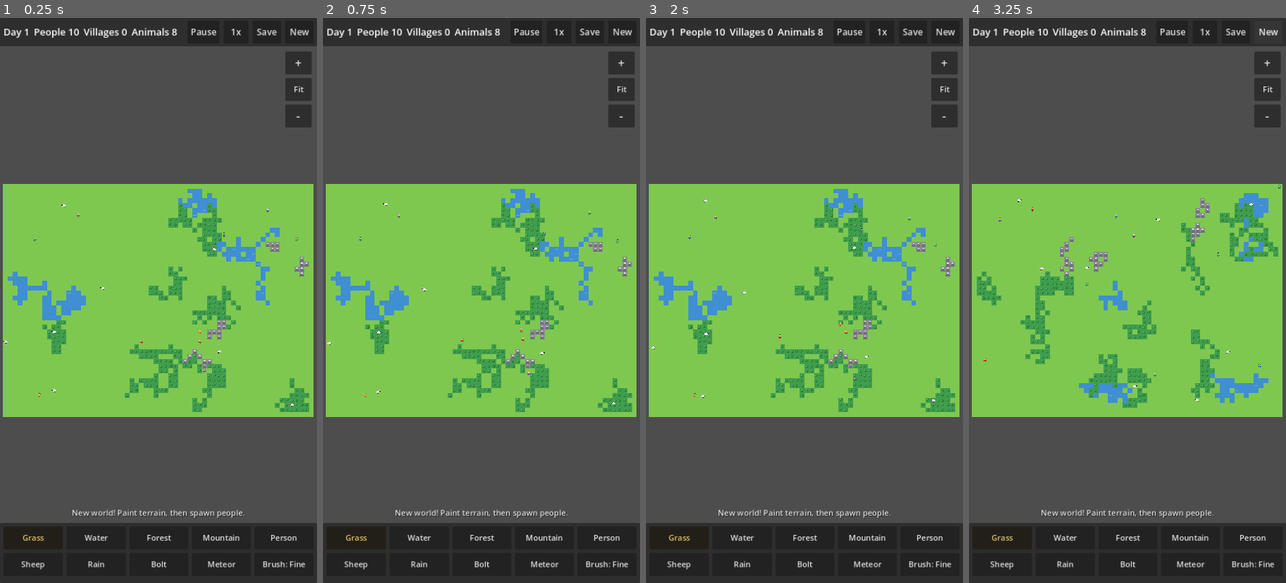
Above: before the commit, frames 1-4 (left to right).
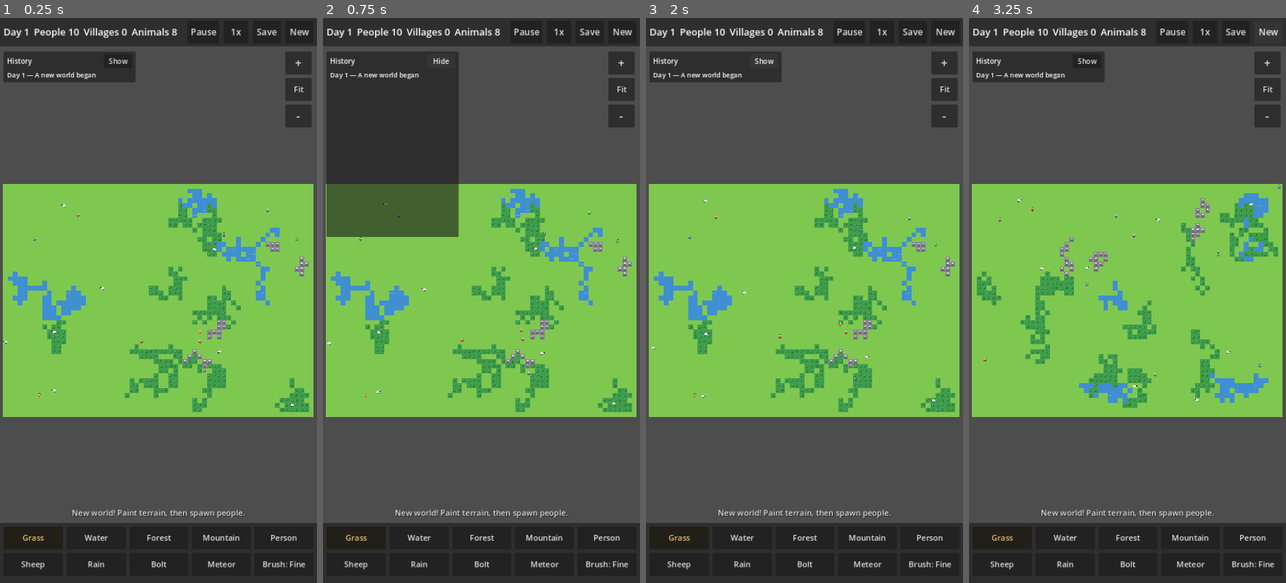
Above: after the commit, the same moments.

Repository: PranayR8/God-Simulator
Game: Godot game, scene res://main.tscn
Two runs of this game, one before a commit and one after it. Both use one fixed random seed, a clock stepped at 60 frames per second and the inputs below.
Inputs (mouse positions are in pixels of both pictures, inside the frame that each line leads up to):
- Up to frame 1 (0.25 s): no input
- Up to frame 2 (0.75 s): click (440, 63) at 0.5 s, where only the run after the commit has a clickable "Show"
- Up to frame 3 (2 s): click (763, 63) at 1.25 s, where only the run after the commit has a clickable "Hide"
- Up to frame 4 (3.25 s): click "New" at 2 s; click "New" at 2.75 s

The runs differ from the first frame. In frame 1, 2.1% of the frame differs, in the area x 1-43%, y 6-12%; in frame 2, 13%, in the area x 1-43%, y 6-39%; in frame 3, 2.0%; in frame 4, 2.1%.

Commit message:
God Simulator — Godot project + web export (GitHub Pages)

Diff:
--- a/main.tscn
+++ b/main.tscn
@@ -123,6 +123,55 @@
 focus_mode = 0
 theme_override_font_sizes/font_size = 26
 text = "-"
+
+[node name="LogPanel" type="PanelContainer" parent="HUD"]
+offset_left = 8.0
+offset_top = 76.0
+offset_right = 308.0
+offset_bottom = 140.0
+
+[node name="Margin" type="MarginContainer" parent="HUD/LogPanel"]
+theme_override_constants/margin_left = 8
+theme_override_constants/margin_top = 6
+theme_override_constants/margin_right = 8
+theme_override_constants/margin_bottom = 6
+
+[node name="VBox" type="VBoxContainer" parent="HUD/LogPanel/Margin"]
+theme_override_constants/separation = 4
+
+[node name="HeaderRow" type="HBoxContainer" parent="HUD/LogPanel/Margin/VBox"]
+theme_override_constants/separation = 8
+
+[node name="LogTitle" type="Label" parent="HUD/LogPanel/Margin/VBox/HeaderRow"]
+theme_override_font_sizes/font_size = 16
+text = "History"
+vertical_alignment = 1
+
+[node name="Spacer" type="Control" parent="HUD/LogPanel/Margin/VBox/HeaderRow"]
+size_flags_horizontal = 3
+
+[node name="LogToggle" type="Button" parent="HUD/LogPanel/Margin/VBox/HeaderRow"]
+custom_minimum_size = Vector2(64, 32)
+focus_mode = 0
+theme_override_font_sizes/font_size = 16
+text = "Show"
+
+[node name="LogLatest" type="Label" parent="HUD/LogPanel/Margin/VBox"]
+theme_override_font_sizes/font_size = 15
+text = "No events yet — the story starts soon."
+vertical_alignment = 0
+autowrap_mode = 2
+
+[node name="LogScroll" type="ScrollContainer" parent="HUD/LogPanel/Margin/VBox"]
+visible = false
+size_flags_vertical = 3
+horizontal_scroll_mode = 0
+
+[node name="LogEntries" type="Label" parent="HUD/LogPanel/Margin/VBox/LogScroll"]
+size_flags_horizontal = 3
+theme_override_font_sizes/font_size = 15
+vertical_alignment = 0
+autowrap_mode = 2
 
 [node name="HintLabel" type="Label" parent="HUD"]
 anchors_preset = 7
--- a/scripts/agents.gd
+++ b/scripts/agents.gd
@@ -13,6 +13,10 @@
 var agents: Array[SimAgent] = []
 var world: GodSimWorld = null
 var villages: Villages = null  # set by Main; used to keep citizens near home
+
+## Emitted when a child is born. village_name is "" for a nomad birth;
+## Main stamps the day and lets the EventLog aggregate births.
+signal child_born(village_name: String)
 
 var _rng := RandomNumberGenerator.new()
 
@@ -150,6 +154,10 @@
 			a.breed_cooldown = BREED_TIME
 			if a.kind == SimAgent.Kind.PERSON:
 				people += 1
+				var home_name := ""
+				if a.village >= 0 and villages != null and a.village < villages.villages.size():
+					home_name = villages.villages[a.village].name
+				child_born.emit(home_name)
 			else:
 				sheep += 1
 
--- /dev/null
+++ b/scripts/event_log.gd
@@ -0,0 +1,99 @@
+class_name EventLog
+extends RefCounted
+
+## The world's history: a dated list of what happened, newest last in
+## storage, newest first on screen. Main owns one of these; the game
+## systems report events through signals, Main stamps them with the
+## current day, and the HUD redraws whenever `changed` fires.
+##
+## Births are aggregated: ten babies in one village on one day become a
+## single line ("4 children were born in Wilwick") instead of ten lines,
+## or births would drown out everything else. Everything else is one
+## line per event. Only the last MAX_ENTRIES are kept.
+
+const MAX_ENTRIES := 50
+
+## One entry: {"day": int, "text": String, "kind": String,
+##              "village": String, "count": int}.
+## kind is "birth" for aggregated births, "event" for everything else.
+var entries: Array = []
+
+signal changed
+
+func add(day: int, text: String) -> void:
+	entries.append({
+		"day": day, "text": text, "kind": "event",
+		"village": "", "count": 1,
+	})
+	_trim()
+	changed.emit()
+
+## A birth in a village (village_name "" = nomad birth). If the most
+## recent entry is already a birth summary for the same village on the
+## same day, the count grows instead of a new line appearing.
+func add_birth(day: int, village_name: String) -> void:
+	if not entries.is_empty():
+		var last: Dictionary = entries[entries.size() - 1]
+		if String(last.get("kind", "")) == "birth" \
+				and int(last.get("day", -1)) == day \
+				and String(last.get("village", "")) == village_name:
+			var count := int(last.get("count", 1)) + 1
+			last["count"] = count
+			last["text"] = _birth_text(village_name, count)
+			changed.emit()
+			return
+	entries.append({
+		"day": day, "text": _birth_text(village_name, 1), "kind": "birth",
+		"village": village_name, "count": 1,
+	})
+	_trim()
+	changed.emit()
+
+func _birth_text(village_name: String, count: int) -> String:
+	if village_name == "":
+		return "A child was born" if count == 1 else "%d children were born" % count
+	if count == 1:
+		return "A child was born in %s" % village_name
+	return "%d children were born in %s" % [count, village_name]
+
+func _trim() -> void:
+	while entries.size() > MAX_ENTRIES:
+		entries.pop_front()
+
+func clear() -> void:
+	entries.clear()
+	changed.emit()
+
+## The newest entry's text, for the collapsed one-line view.
+func latest_text() -> String:
+	if entries.is_empty():
+		return "No events yet — the story starts soon."
+	var last: Dictionary = entries[entries.size() - 1]
+	return "Day %d — %s" % [int(last.get("day", 1)), String(last.get("text", ""))]
+
+## One line per entry, newest first, for the expanded panel.
+func full_text() -> String:
+	var lines: Array[String] = []
+	for i in range(entries.size() - 1, -1, -1):
+		var e: Dictionary = entries[i]
+		lines.append("Day %d — %s" % [int(e.get("day", 1)), String(e.get("text", ""))])
+	return "\n".join(lines)
+
+## Save format: the entries array as-is (plain dictionaries, JSON-safe).
+func to_data() -> Array:
+	return entries.duplicate(true)
+
+func from_data(data: Array) -> void:
+	entries.clear()
+	for item in data:
+		if item is Dictionary:
+			var e: Dictionary = item
+			entries.append({
+				"day": int(e.get("day", 1)),
+				"text": String(e.get("text", "")),
+				"kind": String(e.get("kind", "event")),
+				"village": String(e.get("village", "")),
+				"count": int(e.get("count", 1)),
+			})
+	_trim()
+	changed.emit()
--- a/scripts/hud.gd
+++ b/scripts/hud.gd
@@ -38,6 +38,18 @@
 @onready var _pause_button: Button = $TopBar/Margin/HBox/PauseButton
 @onready var _speed_button: Button = $TopBar/Margin/HBox/SpeedButton
 @onready var _hint_label: Label = $HintLabel
+@onready var _log_panel: PanelContainer = $LogPanel
+@onready var _log_toggle: Button = $LogPanel/Margin/VBox/HeaderRow/LogToggle
+@onready var _log_latest: Label = $LogPanel/Margin/VBox/LogLatest
+@onready var _log_scroll: ScrollContainer = $LogPanel/Margin/VBox/LogScroll
+@onready var _log_entries: Label = $LogPanel/Margin/VBox/LogScroll/LogEntries
+
+## The history panel sits top-left, below the stats bar. Collapsed it
+## shows just the latest event; expanded it scrolls the whole log.
+const LOG_COLLAPSED_BOTTOM := 140.0
+const LOG_EXPANDED_BOTTOM := 496.0
+
+var log_expanded := false
 
 var _tool_buttons := {}
 
@@ -64,6 +76,7 @@
 	$ZoomBox/ZoomInButton.pressed.connect(func() -> void: zoom_in_pressed.emit())
 	$ZoomBox/ZoomOutButton.pressed.connect(func() -> void: zoom_out_pressed.emit())
 	$ZoomBox/ZoomFitButton.pressed.connect(func() -> void: zoom_fit_pressed.emit())
+	_log_toggle.pressed.connect(_on_log_toggle_pressed)
 	_select_tool(TOOL_PAINT_GRASS)
 
 func update_stats(day: int, people: int, villages: int, animals: int) -> void:
@@ -81,6 +94,29 @@
 func set_hint(text: String) -> void:
 	_hint_label.text = text
 
+## Redraw the history panel from the log's entries (dictionaries with
+## "day" and "text"). Newest entry first; the collapsed one-liner shows
+## only the latest.
+func update_log(entries: Array) -> void:
+	if entries.is_empty():
+		_log_latest.text = "No events yet — the story starts soon."
+		_log_entries.text = ""
+		return
+	var newest: Dictionary = entries[entries.size() - 1]
+	_log_latest.text = "Day %d — %s" % [int(newest.get("day", 1)), String(newest.get("text", ""))]
+	var lines: Array[String] = []
+	for i in range(entries.size() - 1, -1, -1):
+		var e: Dictionary = entries[i]
+		lines.append("Day %d — %s" % [int(e.get("day", 1)), String(e.get("text", ""))])
+	_log_entries.text = "\n".join(lines)
+
+func _on_log_toggle_pressed() -> void:
+	log_expanded = not log_expanded
+	_log_scroll.visible = log_expanded
+	_log_latest.visible = not log_expanded
+	_log_panel.offset_bottom = LOG_EXPANDED_BOTTOM if log_expanded else LOG_COLLAPSED_BOTTOM
+	_log_toggle.text = "Hide" if log_expanded else "Show"
+
 func _on_tool_button_pressed(tool: String) -> void:
 	_select_tool(tool)
 
--- a/scripts/main.gd
+++ b/scripts/main.gd
@@ -25,6 +25,10 @@
 var day := 1
 var total_ticks := 0
 
+## The world's history — one EventLog for the whole game, created here
+## so it exists before _ready wires everything up.
+var event_log := EventLog.new()
+
 var _tick_acc := 0.0
 var _painting := false
 var _touches := {}  # touch index -> last screen position (Vector2)
@@ -50,6 +54,11 @@
 	villages.agents = agents
 	powers.world = world
 	powers.agents = agents
+	# History: villages and births report through signals; Main stamps
+	# the day and writes them into the log, and the HUD redraws.
+	agents.child_born.connect(_on_child_born)
+	villages.village_founded.connect(_on_village_founded)
+	event_log.changed.connect(_on_log_changed)
 	hud.tool_selected.connect(_on_tool_selected)
 	hud.brush_changed.connect(_on_brush_changed)
 	hud.pause_pressed.connect(_on_pause_pressed)
@@ -61,7 +70,7 @@
 	hud.zoom_fit_pressed.connect(_fit_camera)
 	if save_system.save_exists():
 		var data := save_system.load_game()
-		if save_system.apply_save(data, world, agents, villages):
+		if save_system.apply_save(data, world, agents, villages, event_log):
 			day = int(data.get("day", 1))
 			total_ticks = int(data.get("ticks", 0))
 			hud.set_hint("World loaded — welcome back!")
@@ -71,6 +80,7 @@
 		_new_world()
 	_fit_camera()
 	_update_hud()
+	hud.update_log(event_log.entries)
 
 func _new_world() -> void:
 	world.generate_new()
@@ -78,6 +88,8 @@
 	villages.clear_all()
 	day = 1
 	total_ticks = 0
+	event_log.clear()
+	event_log.add(1, "A new world began")
 	# Starter life so the world feels alive right away.
 	agents.spawn_scattered(SimAgent.Kind.PERSON, 10)
 	agents.spawn_scattered(SimAgent.Kind.SHEEP, 8)
@@ -86,7 +98,7 @@
 	hud.set_hint("New world! Paint terrain, then spawn people.")
 
 func _save_quietly() -> void:
-	save_system.save_game(world, agents, villages, day, total_ticks)
+	save_system.save_game(world, agents, villages, event_log, day, total_ticks)
 
 
 # --- simulation ------------------------------------------------------------
@@ -290,8 +302,37 @@
 				agents.spawn(SimAgent.Kind.SHEEP, tile)
 				_update_hud()
 		Hud.TOOL_RAIN, Hud.TOOL_LIGHTNING, Hud.TOOL_METEOR:
-			powers.apply_power(_tool_power(), tile)
+			# Powers only log on the press, not on drags — a rain drag
+			# paints dozens of tiles and would flood the log.
+			var killed := powers.apply_power(_tool_power(), tile)
+			if is_start:
+				_log_power(current_tool, killed)
 			_update_hud()
+
+## One log line for a power the player just used.
+func _log_power(tool: String, killed: int) -> void:
+	match tool:
+		Hud.TOOL_RAIN:
+			event_log.add(day, "Rain fell on the land")
+		Hud.TOOL_LIGHTNING:
+			if killed > 0:
+				event_log.add(day, "Lightning struck, killing %d" % killed)
+			else:
+				event_log.add(day, "Lightning struck the ground")
+		Hud.TOOL_METEOR:
+			if killed > 0:
+				event_log.add(day, "A meteor crashed down, killing %d" % killed)
+			else:
+				event_log.add(day, "A meteor crashed down, leaving a crater")
+
+func _on_child_born(village_name: String) -> void:
+	event_log.add_birth(day, village_name)
+
+func _on_village_founded(village_name: String) -> void:
+	event_log.add(day, "%s was founded" % village_name)
+
+func _on_log_changed() -> void:
+	hud.update_log(event_log.entries)
 
 func _apply_tool_along_screen(screen_pos: Vector2) -> void:
 	# Dragging: interpolate tiles between the last painted tile and this
@@ -364,7 +405,7 @@
 	hud.set_speed(SPEEDS[speed_index])
 
 func _on_save_pressed() -> void:
-	if save_system.save_game(world, agents, villages, day, total_ticks):
+	if save_system.save_game(world, agents, villages, event_log, day, total_ticks):
 		hud.set_hint("World saved.")
 	else:
 		hud.set_hint("Save failed!")
--- a/scripts/powers.gd
+++ b/scripts/powers.gd
@@ -24,17 +24,21 @@
 func _ready() -> void:
 	_rng.randomize()
 
-func apply_power(power: int, tile: Vector2i) -> void:
+## Apply a power at a tile. Returns how many creatures died (0 for
+## rain) — Main logs the event with that number.
+func apply_power(power: int, tile: Vector2i) -> int:
+	var killed := 0
 	match power:
 		Power.RAIN:
 			_apply_rain(tile)
 		Power.LIGHTNING:
-			_apply_lightning(tile)
+			killed = _apply_lightning(tile)
 		Power.METEOR:
-			_apply_meteor(tile)
+			killed = _apply_meteor(tile)
 	queue_redraw()
 	world.queue_redraw()
 	agents.queue_redraw()
+	return killed
 
 ## Rain waters the land: scorched ground becomes grass again, and grass
 ## sometimes grows into forest.
@@ -59,9 +63,10 @@
 	})
 
 ## Lightning kills creatures in a small radius and scorches forest.
-func _apply_lightning(center: Vector2i) -> void:
+## Returns how many creatures died.
+func _apply_lightning(center: Vector2i) -> int:
 	var pos := world.tile_to_world(center.x, center.y)
-	agents.kill_in_radius(pos, LIGHTNING_RADIUS * GodSimWorld.TILE)
+	var killed := agents.kill_in_radius(pos, LIGHTNING_RADIUS * GodSimWorld.TILE)
 	for dy in range(-LIGHTNING_RADIUS, LIGHTNING_RADIUS + 1):
 		for dx in range(-LIGHTNING_RADIUS, LIGHTNING_RADIUS + 1):
 			if dx * dx + dy * dy > LIGHTNING_RADIUS * LIGHTNING_RADIUS:
@@ -80,11 +85,13 @@
 	_effects.append({
 		"kind": Power.LIGHTNING, "pos": pos, "ttl": 0.35, "max": 0.35, "points": pts,
 	})
+	return killed
 
 ## Meteor: a crater of scorched rock, everything in the radius dies.
-func _apply_meteor(center: Vector2i) -> void:
+## Returns how many creatures died.
+func _apply_meteor(center: Vector2i) -> int:
 	var pos := world.tile_to_world(center.x, center.y)
-	agents.kill_in_radius(pos, METEOR_RADIUS * GodSimWorld.TILE)
+	var killed := agents.kill_in_radius(pos, METEOR_RADIUS * GodSimWorld.TILE)
 	for dy in range(-METEOR_RADIUS, METEOR_RADIUS + 1):
 		for dx in range(-METEOR_RADIUS, METEOR_RADIUS + 1):
 			if dx * dx + dy * dy > METEOR_RADIUS * METEOR_RADIUS:
@@ -96,6 +103,7 @@
 	_effects.append({
 		"kind": Power.METEOR, "pos": pos, "ttl": 0.8, "max": 0.8,
 	})
+	return killed
 
 func _process(delta: float) -> void:
 	if _effects.is_empty():
--- a/scripts/save_system.gd
+++ b/scripts/save_system.gd
@@ -13,7 +13,7 @@
 func save_exists() -> bool:
 	return FileAccess.file_exists(SAVE_PATH)
 
-func save_game(world: GodSimWorld, agents: Agents, villages: Villages, day: int, ticks: int) -> bool:
+func save_game(world: GodSimWorld, agents: Agents, villages: Villages, event_log: EventLog, day: int, ticks: int) -> bool:
 	var data := {
 		"version": 1,
 		"seed": world.seed_value,
@@ -22,6 +22,7 @@
 		"terrain": world.terrain,
 		"agents": _agents_to_data(agents),
 		"villages": _villages_to_data(villages),
+		"log": event_log.to_data(),
 	}
 	var file := FileAccess.open(SAVE_PATH, FileAccess.WRITE)
 	if file == null:
@@ -60,7 +61,8 @@
 
 ## Rebuild the world from loaded data. Returns false if the data is empty
 ## or unusable (caller should generate a fresh world instead).
-func apply_save(data: Dictionary, world: GodSimWorld, agents: Agents, villages: Villages) -> bool:
+## Old saves have no "log" key — the history just starts empty.
+func apply_save(data: Dictionary, world: GodSimWorld, agents: Agents, villages: Villages, event_log: EventLog) -> bool:
 	if data.is_empty():
 		return false
 	world.seed_value = int(data.get("seed", 0))
@@ -93,6 +95,7 @@
 			int(d.get("day", 1)),
 			col
 		))
+	event_log.from_data(data.get("log", []))
 	world.queue_redraw()
 	agents.queue_redraw()
 	villages.queue_redraw()
--- a/scripts/village.gd
+++ b/scripts/village.gd
@@ -54,6 +54,9 @@
 var world: GodSimWorld = null
 var agents: Agents = null
 
+## Emitted when a village is founded. Main stamps the day and logs it.
+signal village_founded(village_name: String)
+
 var _scan_counter := 0
 
 func clear_all() -> void:
@@ -92,6 +95,7 @@
 		var new_index := villages.size()
 		var color: Color = VILLAGE_COLORS[new_index % VILLAGE_COLORS.size()]
 		villages.append(VillageData.new(village_name, tile, current_day, color))
+		village_founded.emit(village_name)
 		# The people standing here are the founders — they belong to the
 		# new village from the moment it exists.
 		var center := world.tile_to_world(tile.x, tile.y)
Not shown, added: scripts/event_log.gd.uid
Not shown, changed: docs/index.pck
